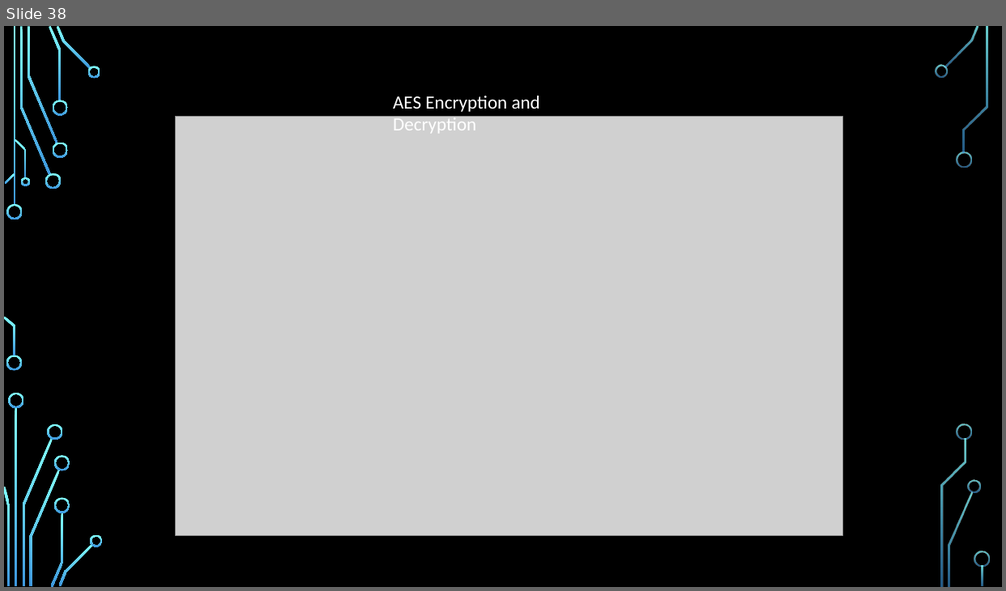
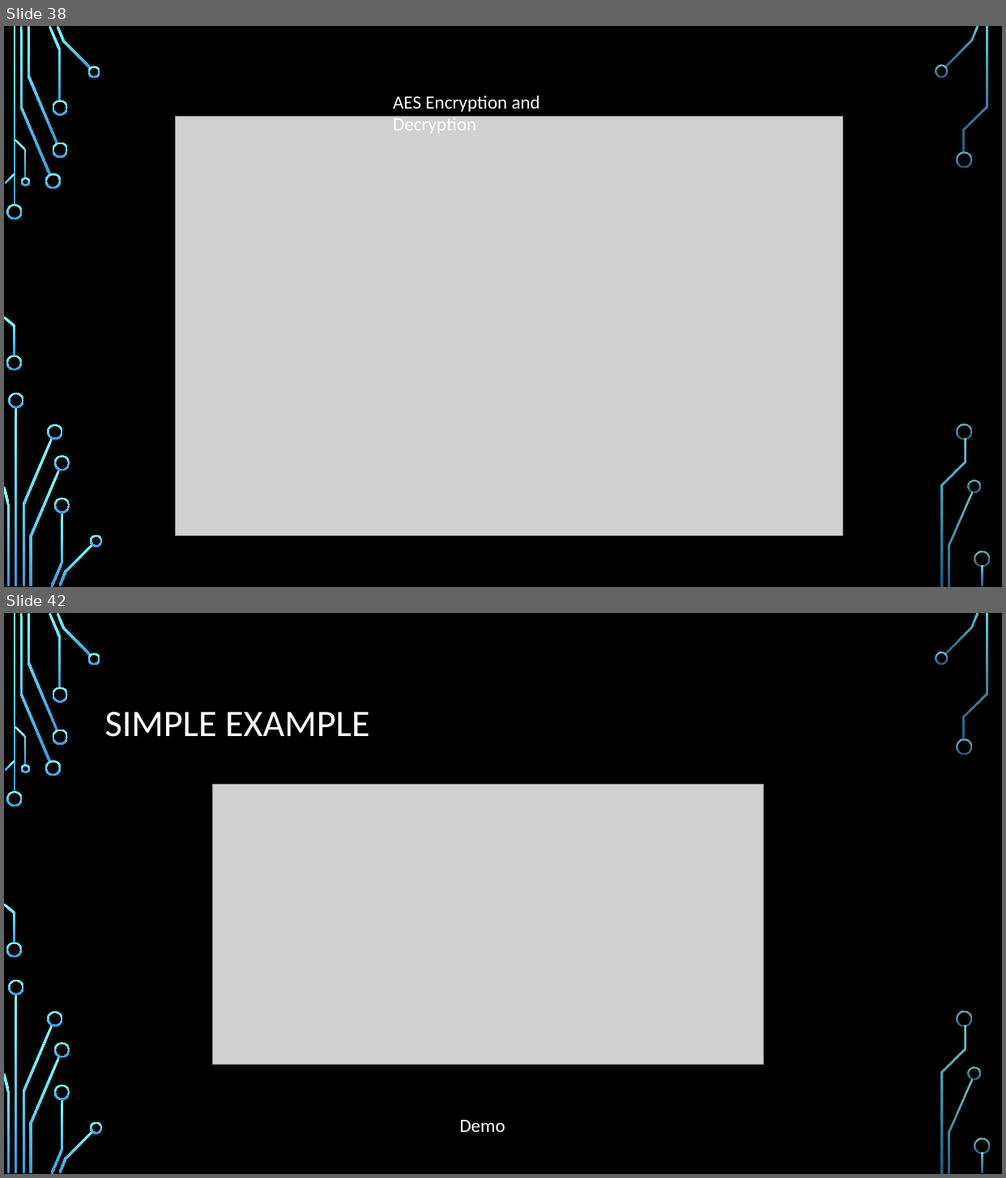
Before and after one commit to stevemann2705/meetup, a slide deck: Crypto.pptx. Shown one above the other, each under a label of ours: slide 38 before the commit, slides 38 and 42 after it; the slides between them are not shown. The pictures are 1006x591 and 1006x1178 pixels, drawn with LibreOffice and Linux fonts; fonts in the diff are those of the drawing; grey boxes stand for pictures; background and template pictures are left out. Boxes give left, top, right and bottom in pixels: in the first picture for what was removed or moved away, otherwise in the second. Text is boxed around its words. In the diff, an @@ line names an element or a change of style, - is before the commit and + after.

```diff
--- a/Crypto.pptx
+++ b/Crypto.pptx
@@ slide 42 added at bbox=[4, 613, 1002, 1174], background picture (left out); not listed: 36 template elements that a slide beside it also shows @@
@@ title added at bbox=[105, 712, 369, 737], 36 pt, text #FFFFFF @@
+SIMPLE EXAMPLE
@@ picture added at bbox=[212, 784, 764, 1064] @@
@@ text added at bbox=[460, 1120, 505, 1132], 18 pt, text #FFFFFF @@
+Demo
```
Also in this commit, not shown: 2 slides changed, 15 other slides added.
